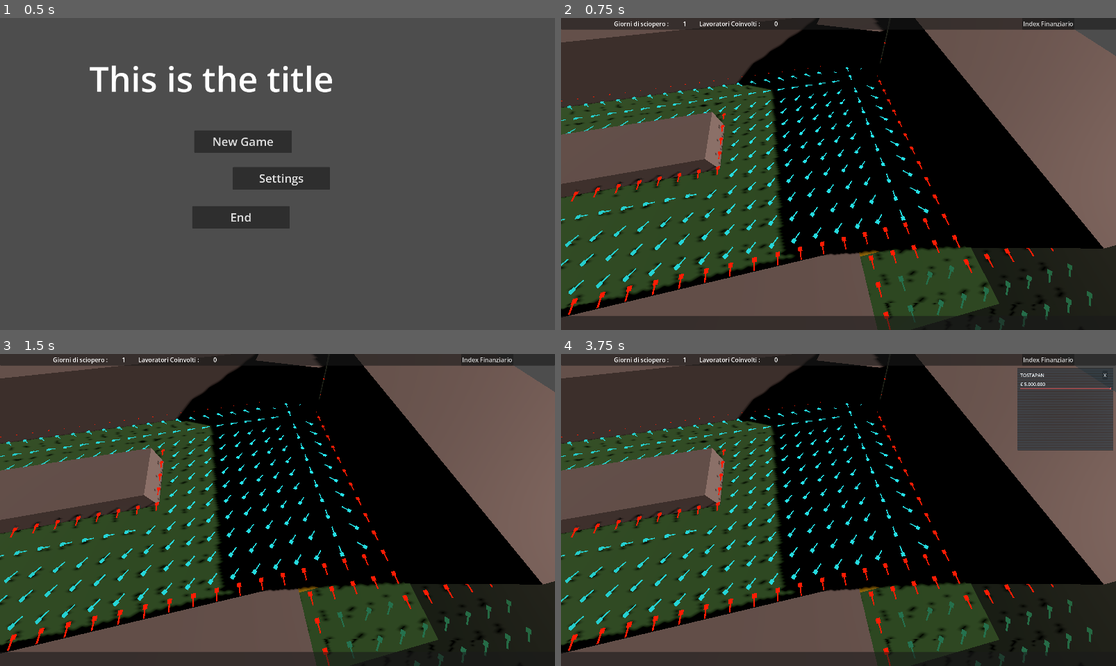
Above: before the commit, frames 1-4 (two rows, left to right).
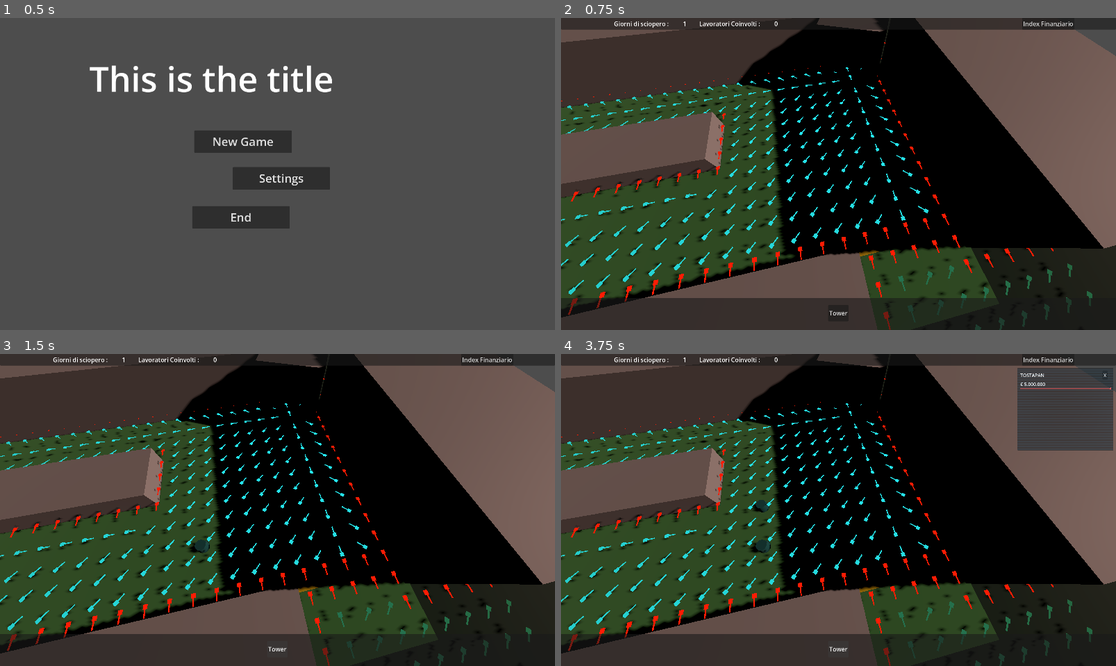
Above: after the commit, the same moments.

Repository: theoden9017/jam_crosscommunity_2026
Game: Godot game, scene res://Menu/main.tscn
Two runs of this game, one before a commit and one after it. Both use one fixed random seed, a clock stepped at 60 frames per second and the inputs below.
Inputs (mouse positions are in pixels of both pictures, inside the frame that each line leads up to):
- Up to frame 1 (0.5 s): no input
- Up to frame 2 (0.75 s): click "New Game" at 0.5 s
- Up to frame 3 (1.5 s): click (277, 650) at 1.25 s, where only the run after the commit has a clickable "Tower"
- Up to frame 4 (3.75 s): click "Index Finanziario" at 2 s; click "Index Finanziario" at 2.75 s; click (838, 650) at 3.5 s, where only the run after the commit has a clickable "Tower"

Frame 1 is identical in both runs. In frame 2, 4.0% of the frame differs, in the area x 0-96%, y 89-96%; in frame 3, 4.1%; in frame 4, 4.2%, in the area x 0-96%, y 46-96%.
Error after the commit: Invalid access to property or key '_rebuild_flow_field' on a base object of type 'Node3D (FlowField3D)'. (res://Levels/stage_01.gd:72)

Commit message:
Added Folder and start to work on the tower

Diff:
--- a/Levels/stage01.tscn
+++ b/Levels/stage01.tscn
@@ -226,3 +226,4 @@
 mouse_filter = 2
 
 [connection signal="field_reviewed" from="FlowFieldBounds" to="." method="_on_flow_field_bounds_field_reviewed"]
+[connection signal="tower_selected" from="HUD" to="." method="_on_hud_tower_selected"]
--- a/Levels/stage_01.gd
+++ b/Levels/stage_01.gd
@@ -13,6 +13,7 @@
 
 var _spawn_timer := 0.0
 var _flow_debug_root: Node3D
+var _blocks_count := 0
 
 # Called when the node enters the scene tree for the first time.
 func _ready() -> void:
@@ -54,6 +55,19 @@
 			blocks.append(node as Node3D)
 		_collect_blocks(node, blocks)
 
-
 func _on_flow_field_bounds_field_reviewed() -> void:
 	pass # Replace with function body.
+
+func _on_hud_tower_selected() -> void:
+	var positions := [Vector3(5.0, 0.0, 6.0), Vector3(5.0, 0.0, 2.5), Vector3(5.0, 0.0, -1.0)]
+	var position: Vector3 = positions[_blocks_count % positions.size()]
+	_blocks_count += 1
+	add_blocks(position)
+
+func add_blocks(world_position: Vector3) -> Node3D:
+	var blocks := preload("res://tower.tscn").instantiate()
+	add_child(blocks)
+	blocks.add_to_group("blocks")
+	blocks.global_position = world_position
+	flow_field_bounds._rebuild_flow_field.call_deferred()
+	return blocks
--- a/hud.gd
+++ b/hud.gd
@@ -1,8 +1,12 @@
 extends Control
+
+
+signal tower_selected
 
 @onready var days_of_strike: Label = $TopPanel/HBoxContainer/daysOfStrike
 @onready var worrkers_involved: Label = $TopPanel/HBoxContainer/worrkersInvolved
 @onready var market_widget: PanelContainer = $MarketWidget
+
 
 # Called when the node enters the scene tree for the first time.
 func _ready() -> void:
@@ -23,3 +27,7 @@
 
 func _on_market_widget_closed() -> void:
 	market_widget.visible= false
+
+
+func _on_tower_pressed() -> void:
+	tower_selected.emit()
--- a/hud.tscn
+++ b/hud.tscn
@@ -66,9 +66,21 @@
 anchors_preset = 2
 anchor_top = 1.0
 anchor_bottom = 1.0
-offset_top = -49.0
+offset_top = -111.0
 offset_right = 1920.0
 grow_vertical = 0
+
+[node name="HBoxContainer" type="HBoxContainer" parent="BottomPanel2" unique_id=814666414]
+layout_mode = 0
+offset_top = 25.0
+offset_right = 1920.0
+offset_bottom = 81.000015
+alignment = 1
+
+[node name="Tower" type="Button" parent="BottomPanel2/HBoxContainer" unique_id=145469946]
+layout_mode = 2
+theme_override_font_sizes/font_size = 21
+text = "Tower"
 
 [node name="MarketWidget" parent="." unique_id=693103681 instance=ExtResource("2_64ctp")]
 visible = false
@@ -79,4 +91,5 @@
 offset_bottom = -746.0
 
 [connection signal="pressed" from="TopPanel/HBoxContainer/IndexButton" to="." method="_on_index_button_pressed"]
+[connection signal="pressed" from="BottomPanel2/HBoxContainer/Tower" to="." method="_on_tower_pressed"]
 [connection signal="closed" from="MarketWidget" to="." method="_on_market_widget_closed"]
--- a/project.godot
+++ b/project.godot
@@ -34,7 +34,7 @@
 
 [editor_plugins]
 
-enabled=PackedStringArray("res://addons/flexible_menu/plugin.cfg")
+enabled=PackedStringArray()
 
 [input]
 
--- /dev/null
+++ b/tower.tscn
@@ -0,0 +1,31 @@
+[gd_scene format=3 uid="uid://b185mgvhptb3o"]
+
+[sub_resource type="StandardMaterial3D" id="StandardMaterial3D_oaf1g"]
+albedo_color = Color(2.1658838e-07, 0.3256541, 0.32565418, 1)
+
+[sub_resource type="CylinderMesh" id="CylinderMesh_gs0tk"]
+material = SubResource("StandardMaterial3D_oaf1g")
+top_radius = 0.4
+height = 0.8378906
+
+[sub_resource type="CylinderShape3D" id="CylinderShape3D_dnc73"]
+height = 0.8144531
+radius = 0.49560547
+
+[sub_resource type="CylinderShape3D" id="CylinderShape3D_gs0tk"]
+height = 2.6524048
+radius = 4.3706055
+
+[node name="tower" type="Node3D" unique_id=437267418]
+
+[node name="MeshInstance3D" type="MeshInstance3D" parent="." unique_id=1045992139]
+mesh = SubResource("CylinderMesh_gs0tk")
+
+[node name="CollisionShape3D" type="CollisionShape3D" parent="." unique_id=805268489]
+shape = SubResource("CylinderShape3D_dnc73")
+
+[node name="Area3D" type="Area3D" parent="." unique_id=1307963979]
+
+[node name="CollisionShape3D" type="CollisionShape3D" parent="Area3D" unique_id=1519995888]
+transform = Transform3D(1, 0, 0, 0, 1, 0, 0, 0, 1, 0, 0.8904114, 0)
+shape = SubResource("CylinderShape3D_gs0tk")
Not shown, added: Assets/Mesh/puppa.txt
Not shown, added: Assets/Picture/puppa3.txt
Not shown, added: Assets/Sounds/puppa2.txt
